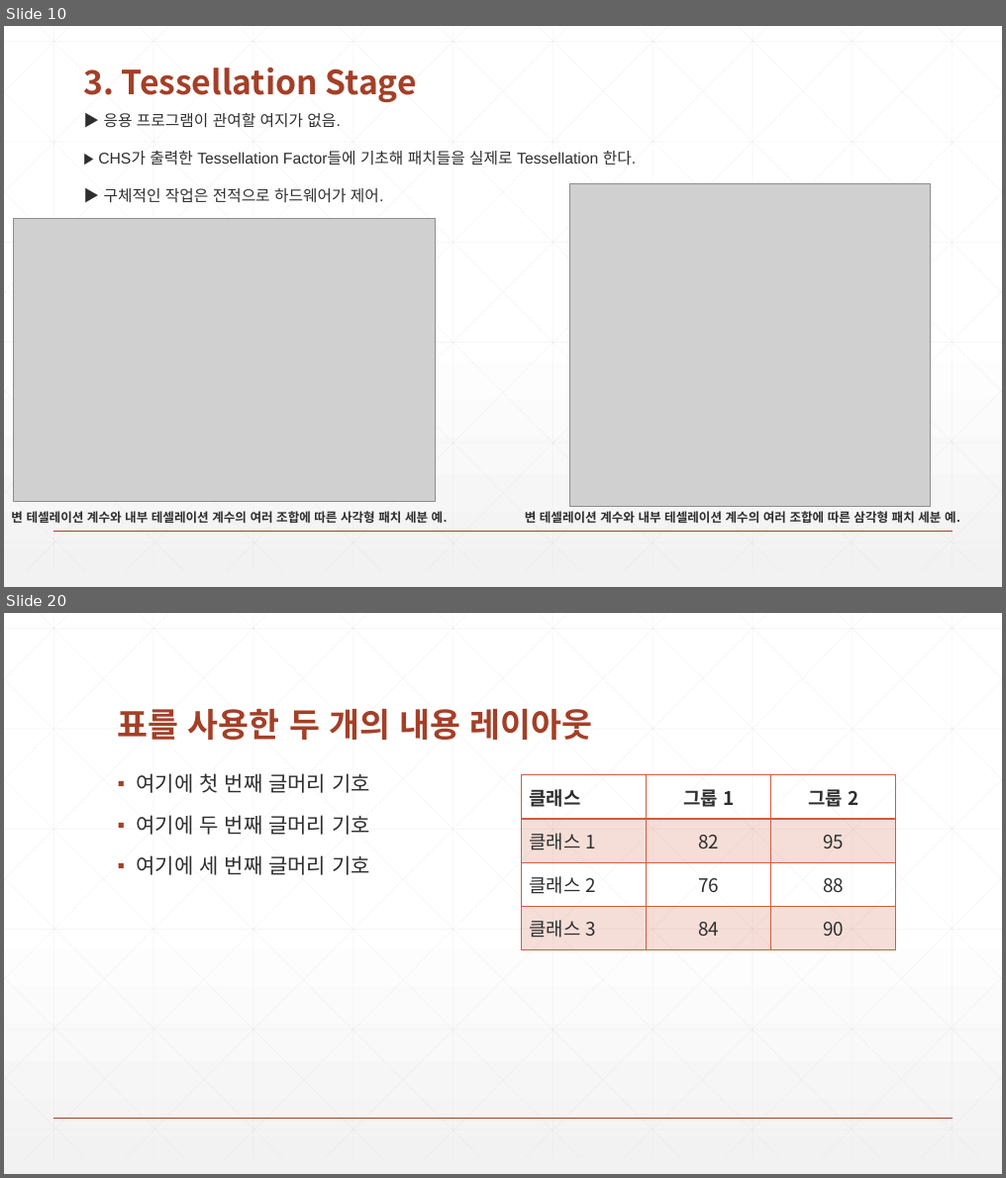
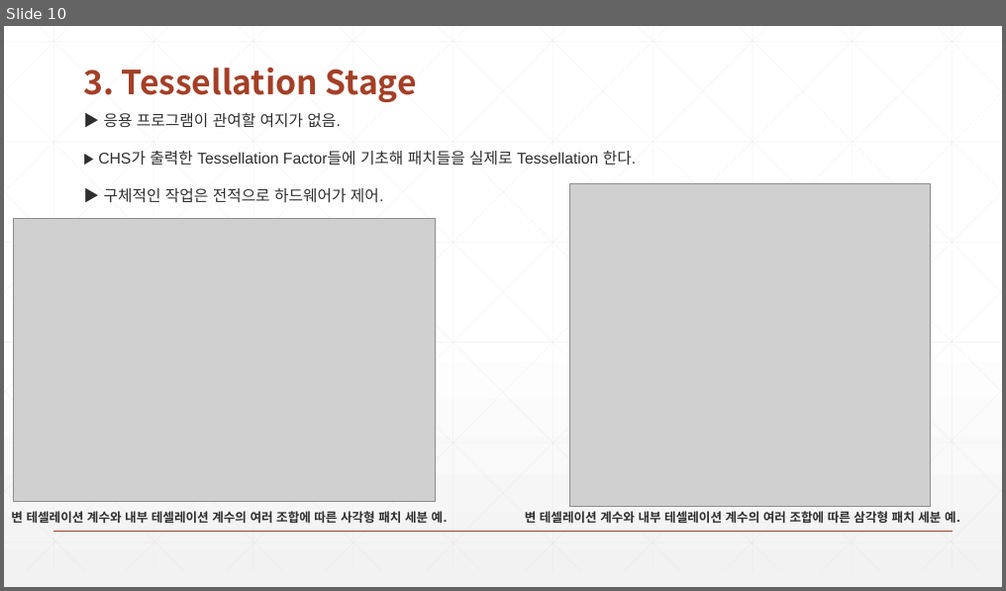
Before and after one commit to earthboom/CodingStudy, a slide deck: Common/Chapter14 Tessellation.pptx. Shown one above the other, each under a label of ours: slides 10 and 20 before the commit, slide 10 after it; the slides between them are not shown. The pictures are 1006x1178 and 1006x591 pixels, drawn with LibreOffice and Linux fonts; fonts in the diff are those of the drawing; grey boxes stand for pictures. Boxes give left, top, right and bottom in pixels: in the first picture for what was removed or moved away, otherwise in the second. Text is boxed around its words. In the diff, an @@ line names an element or a change of style, - is before the commit and + after.

```diff
--- a/Common/Chapter14 Tessellation.pptx
+++ b/Common/Chapter14 Tessellation.pptx
@@ slide 20 removed at (x1=4, y1=613, x2=1002, y2=1174), background gradient #FFFFFF to #F2F2F2; not listed: 47 template elements that a slide beside it also shows @@
@@ title removed at (x1=118, y1=708, x2=593, y2=740) @@
-표를 사용한 두 개의 내용 레이아웃
@@ text removed at (x1=137, y1=773, x2=370, y2=875) @@
-▪ 여기에 첫 번째 글머리 기호
-▪ 여기에 두 번째 글머리 기호
-▪ 여기에 세 번째 글머리 기호
@@ table removed at (x1=522, y1=775, x2=897, y2=951), 4 rows, 3 columns @@
-클래스 | 그룹 1 | 그룹 2
-클래스 1 | 82 | 95
-클래스 2 | 76 | 88
-클래스 3 | 84 | 90
```
Also in this commit, not shown: 2 slides added, 16 other slides removed, 7 other files.
